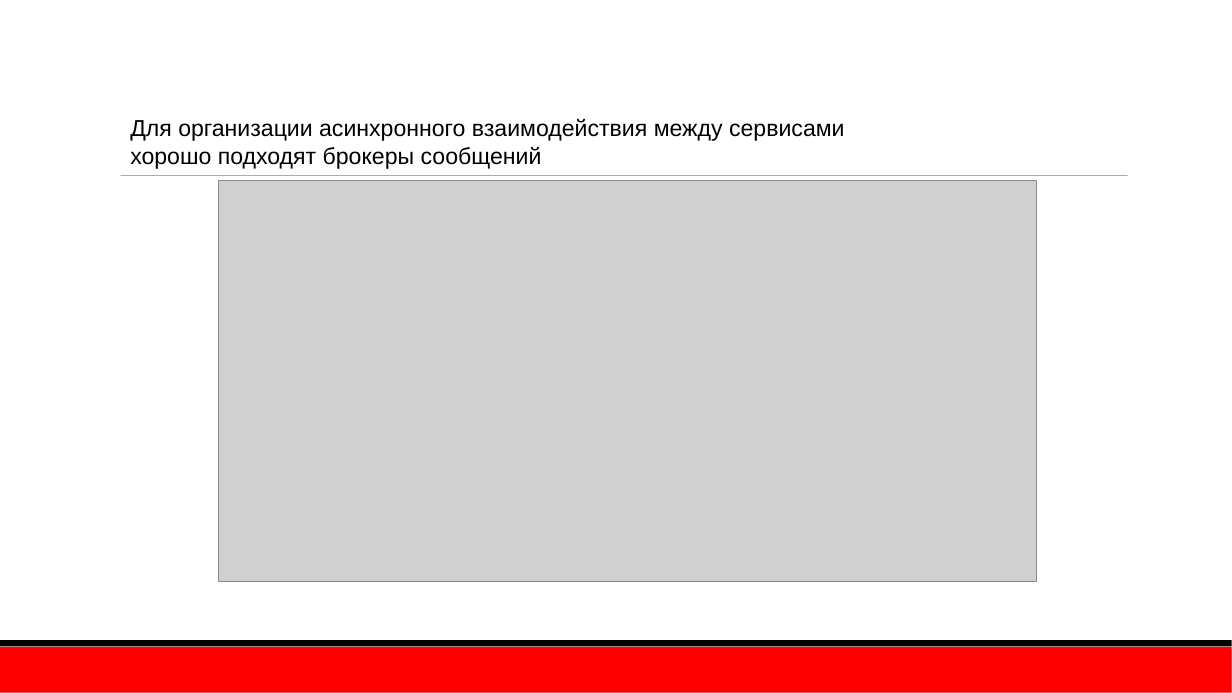
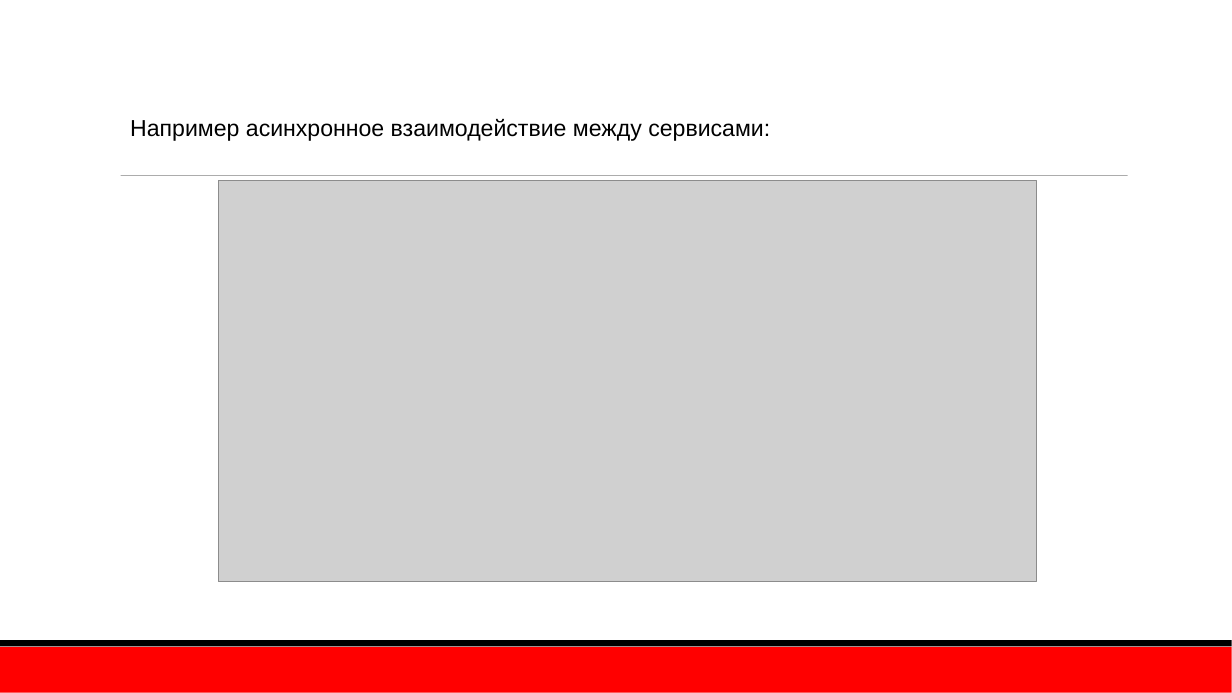
Before and after one commit to TurCons/DisconfRabbitMq, a slide deck: slide 4 of presentation/RabbitMQ.pptx (slide 3 before the commit). Drawn at 1232x693 pixels with LibreOffice and Linux fonts; fonts in the diff are those of the drawing; grey boxes stand for pictures; background and template pictures are left out. Boxes give left, top, right and bottom in pixels: in the first picture for what was removed or moved away, otherwise in the second. Text is boxed around its words. In the diff, an @@ line names an element or a change of style, - is before the commit and + after.

```diff
--- a/presentation/RabbitMQ.pptx
+++ b/presentation/RabbitMQ.pptx
@@ text at (130,119,770,141): text changed @@
-Для организации асинхронного взаимодействия между сервисами
-хорошо подходят брокеры сообщений
+Например асинхронное взаимодействие между сервисами:
```
Also in this commit, not shown: 4 other slides changed, 2 slides added, 1 slide removed, 1 other file.
